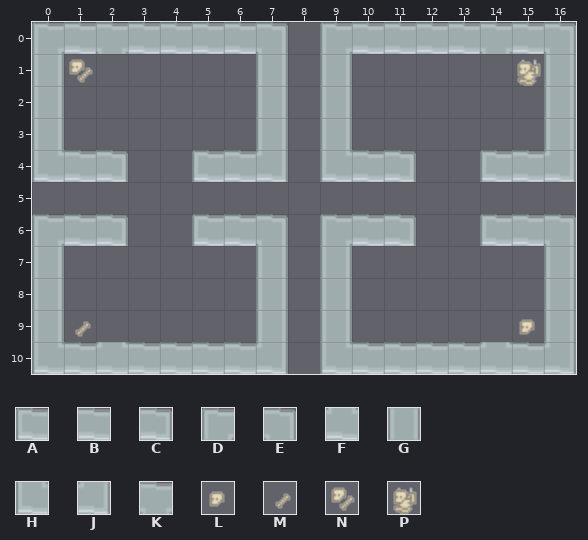
One commit to this Tiled map: core/assets/rooms/fourminis_recolored.tmx. The picture above was drawn from the file before the commit.
Cells are 32x32 px. Shown: x 0..16, y 0..10.
Key: from "roguelikeDungeon_transparent": A 9, B 10, C 11, D 12, E 13, F 15, G 44, H 45, J 46, K 48, L 66, M 67, N 68, P 69.
_ is an empty cell.
Layers that did not change in this view are not listed.
Layer "TileLayer" before, first column x 0:
 0 DBKBBBBE_DBBBBKBE
 1 G_______________G
 2 G_______________G
 3 G_______________G
 4 H_______________J
 5 _________________
 6 D_______________E
 7 G_______________G
 8 G_______________G
 9 G_______________G
10 HBFBBBBJ_HBBBBFBJ
Layer "DestructibleLayer" before, first column x 0:
 0 _________________
 1 _N_____G_G_____P_
 2 _______G_G_______
 3 _______G_G_______
 4 _BC__ABJ_HBC__AB_
 5 _________________
 6 _BC__ABE_DBC__AB_
 7 _______G_G_______
 8 _______G_G_______
 9 _M_____G_G_____L_
10 _________________
After:
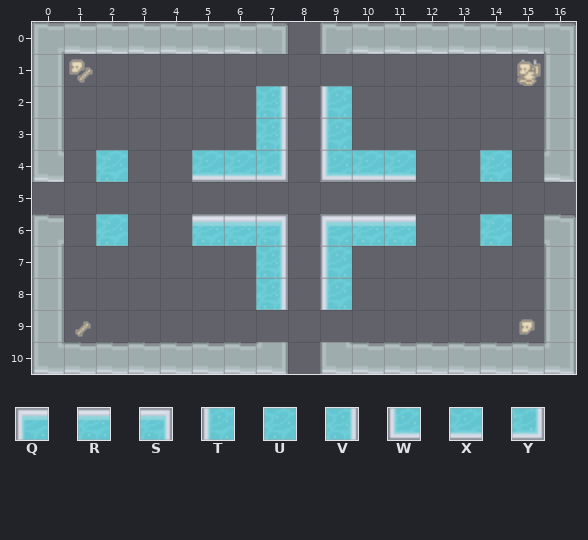
Further tiles: from "roguelikeDungeon_transparent": Q 330, R 331, S 332, T 363, U 364, V 365, W 396, X 397, Y 398.
Edits made:
Layer "TileLayer" (now hidden):
y 0: x 2 K -> _; x 14 K -> _
y 10: x 2 F -> _; x 14 F -> _
Layer "DestructibleLayer":
y 0: x 2 _ -> B; x 14 _ -> B
y 1: x 7 G -> _; x 9 G -> _
y 2..3: x 7 G -> V; x 9 G -> T
y 4: x 1..2 BC -> _U; x 5..7 ABJ -> XXY; x 9..11 HBC -> WXX; x 14..15 AB -> U_
y 6: x 1..2 BC -> _U; x 5..7 ABE -> RRS; x 9..11 DBC -> QRR; x 14..15 AB -> U_
y 7..8: x 7 G -> V; x 9 G -> T
y 9: x 7 G -> _; x 9 G -> _
y 10: x 2 _ -> B; x 14 _ -> B
